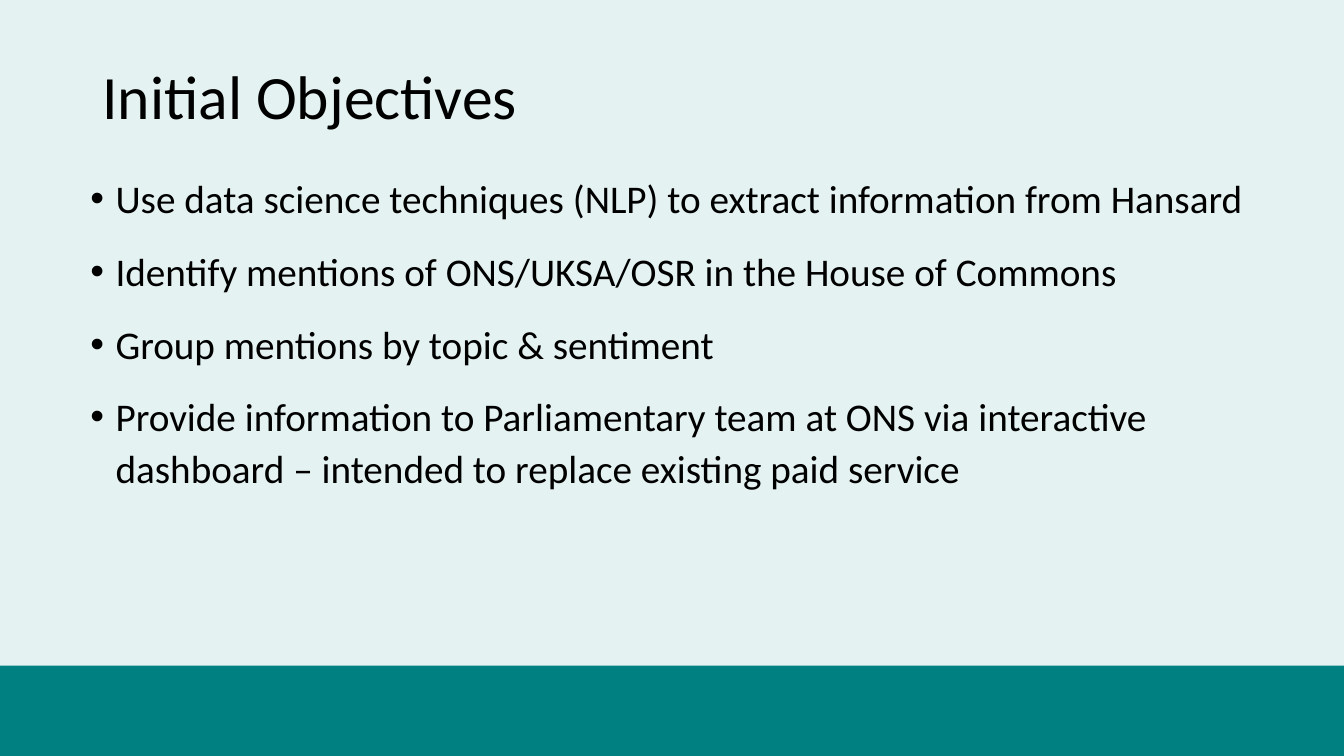
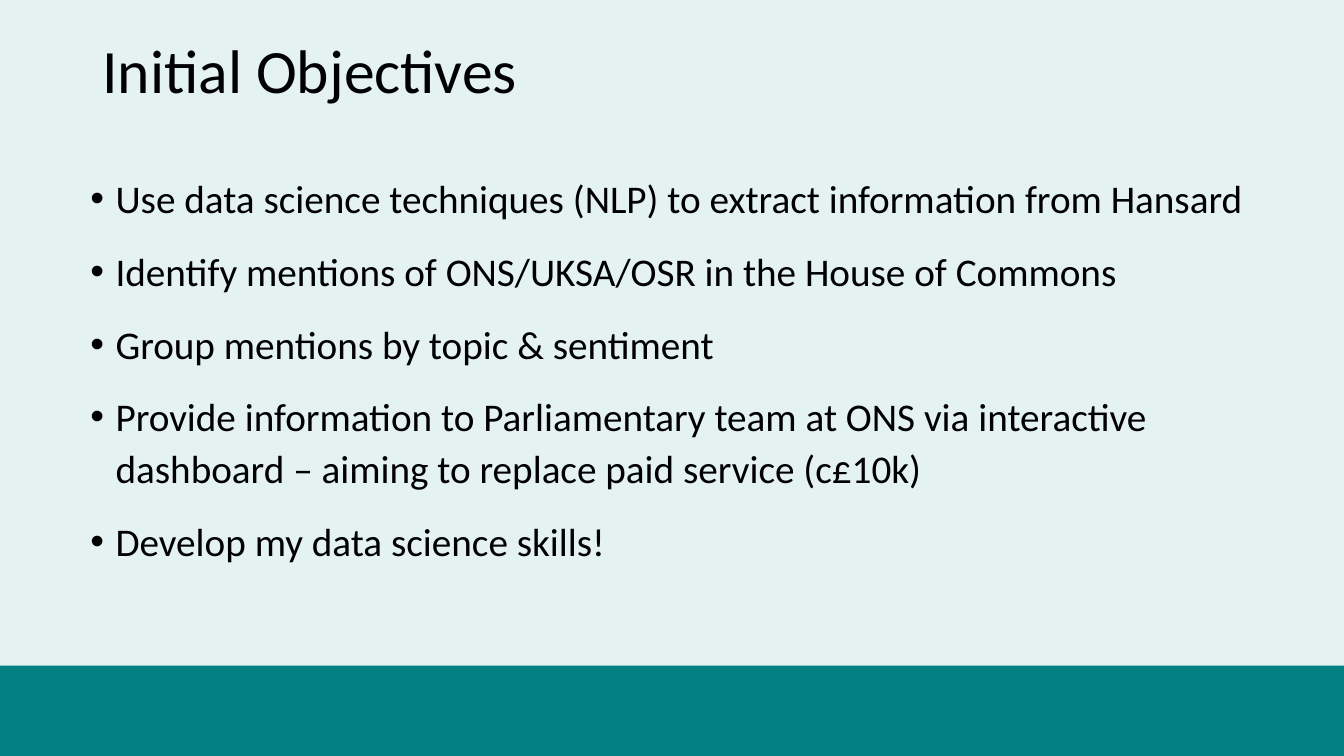
Before and after one commit to datasciencecampus/uk-parliament-stats, a slide deck: slide 2 of user-engagement/fpp-presentation.pptx. Drawn at 1344x756 pixels with LibreOffice and Linux fonts; fonts in the diff are those of the drawing; background and template pictures are left out. Boxes give left, top, right and bottom in pixels: in the first picture for what was removed or moved away, otherwise in the second. Text is boxed around its words. In the diff, an @@ line names an element or a change of style, - is before the commit and + after.

```diff
--- a/user-engagement/fpp-presentation.pptx
+++ b/user-engagement/fpp-presentation.pptx
@@ title "Initial Objectives": place and size @@
-title "Initial Objectives" at [102,76,517,130]
+title "Initial Objectives" at [102,50,517,104]
@@ text at [116,403,1146,563]: text changed @@
-• Provide information to Parliamentary team at ONS via interactive dashboard – intended to replace existing paid service
+• Provide information to Parliamentary team at ONS via interactive dashboard – aiming to replace paid service (c£10k)
+• Develop my data science skills!
```
Also in this commit, not shown: 5 other slides changed, 5 slides added, 3 slides removed, 2 other files.
